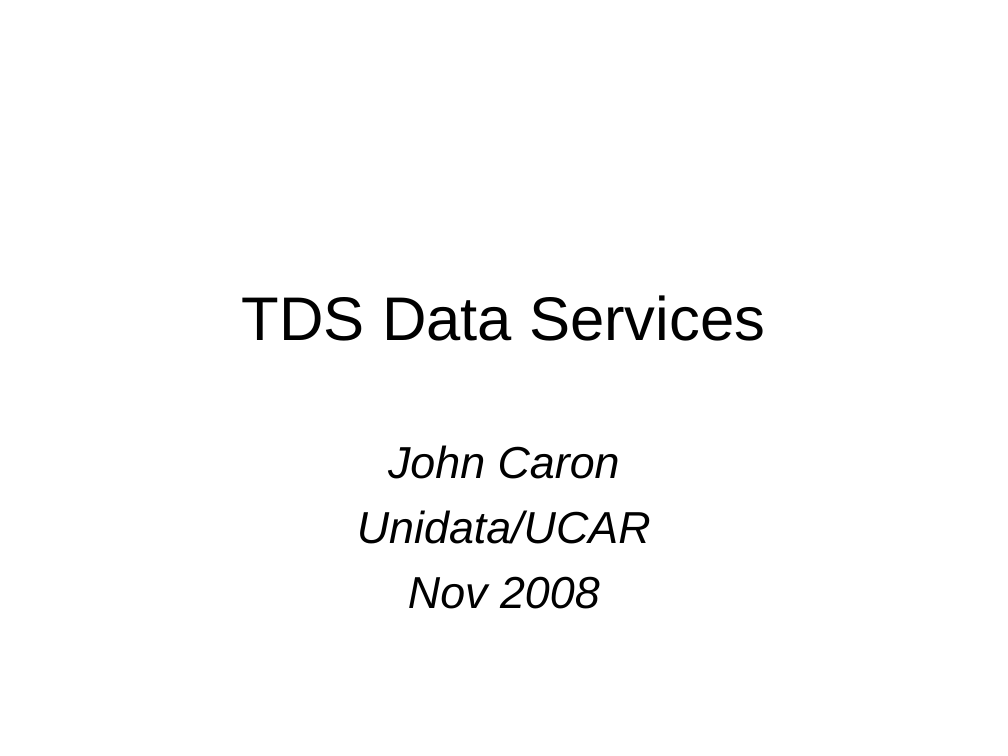
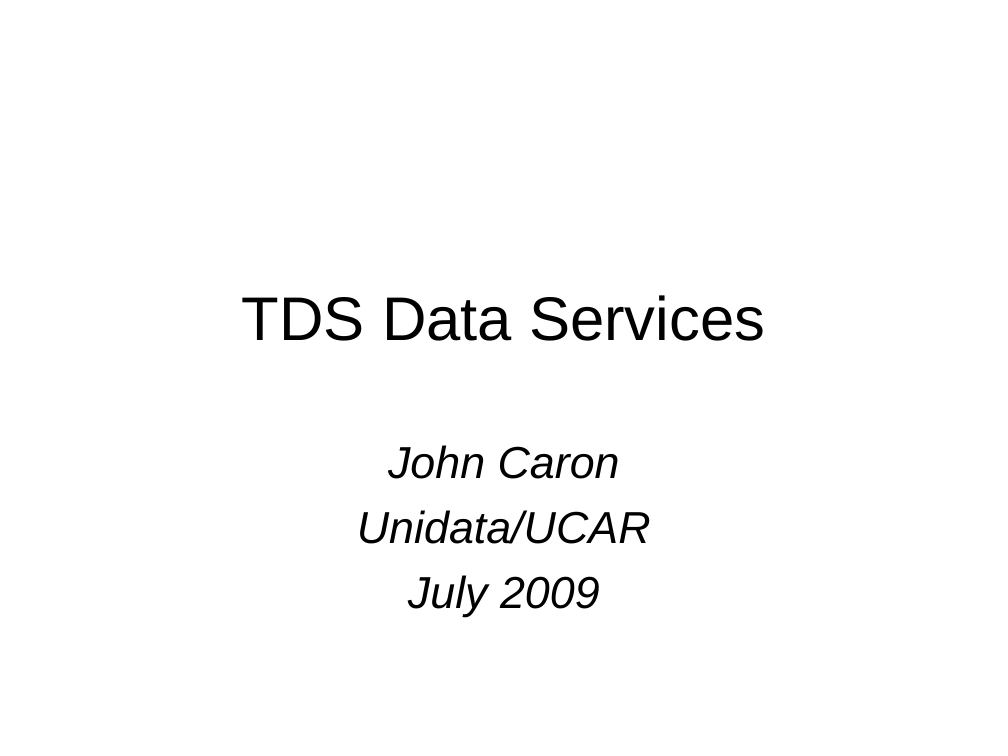
Before and after one commit to ooici-eoi/THREDDS, a slide deck: slide 1 of docs/web/thredds/tech/tutorial/TDS Data Services.ppt. Drawn at 1008x756 pixels with LibreOffice and Linux fonts; fonts in the diff are those of the drawing; background and template pictures are left out. Boxes give left, top, right and bottom in pixels: in the first picture for what was removed or moved away, otherwise in the second. Text is boxed around its words. In the diff, an @@ line names an element or a change of style, - is before the commit and + after.

```diff
--- a/docs/web/thredds/tech/tutorial/TDS Data Services.ppt
+++ b/docs/web/thredds/tech/tutorial/TDS Data Services.ppt
@@ subtitle at [408,575,600,617]: text changed @@
-Nov 2008
+July 2009
```
Also in this commit, not shown: 3 other slides changed, 1 slide removed, 8 other files.
